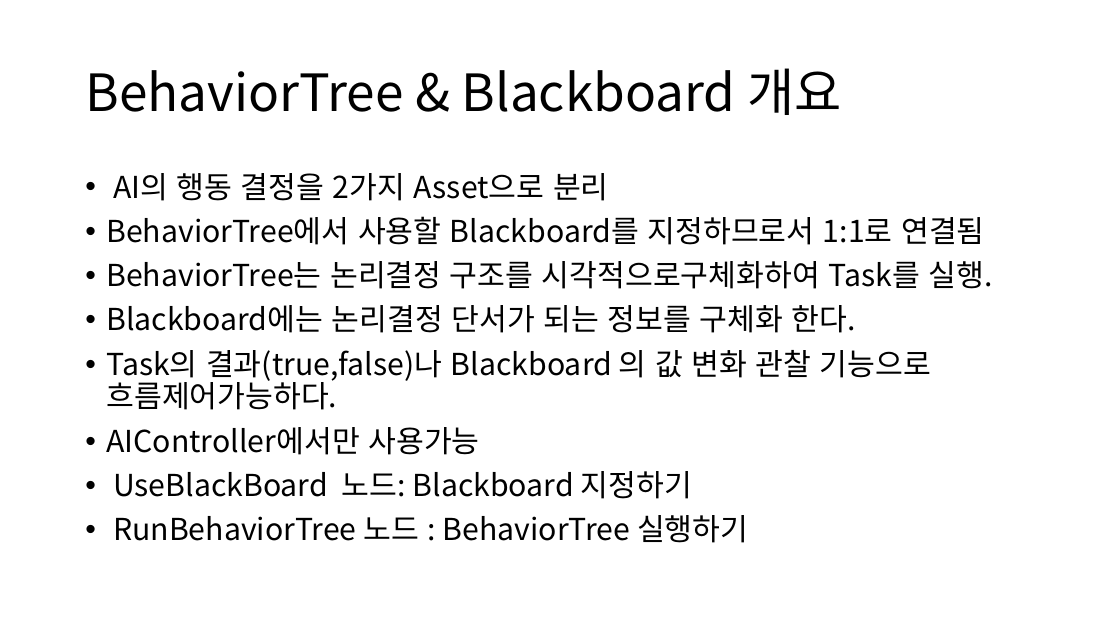
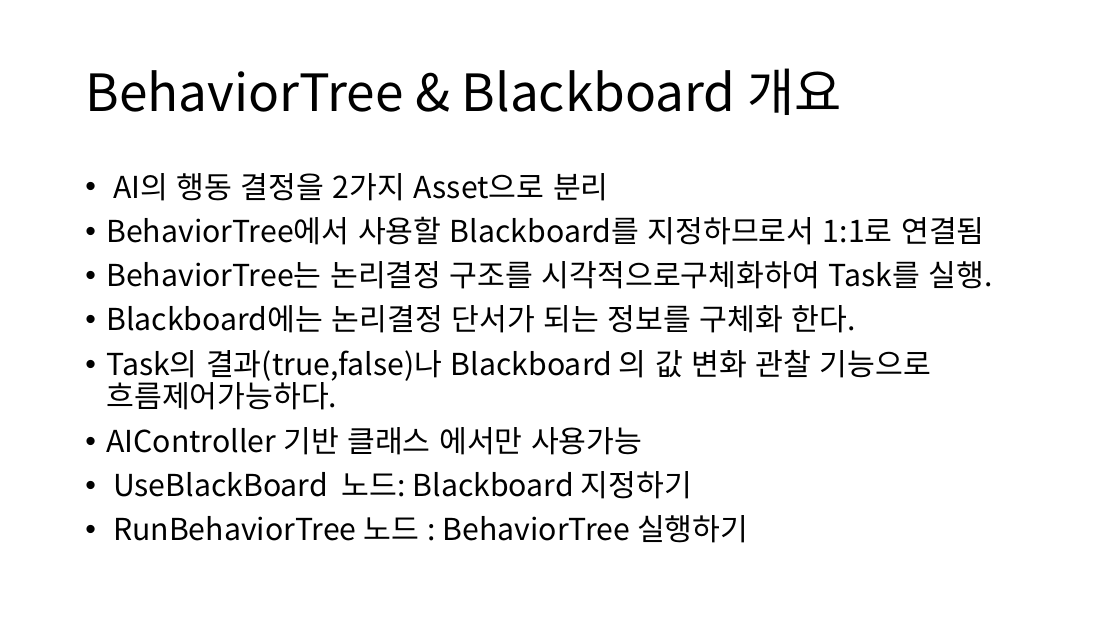
Before and after one commit to ldw9981/UE4_Blueprint, a slide deck: slide 25 of Day04/AI.pptx. Drawn at 1120x630 pixels with LibreOffice and Linux fonts; fonts in the diff are those of the drawing. Boxes give left, top, right and bottom in pixels: in the first picture for what was removed or moved away, otherwise in the second. Text is boxed around its words. In the diff, an @@ line names an element or a change of style, - is before the commit and + after.

```diff
--- a/Day04/AI.pptx
+++ b/Day04/AI.pptx
@@ text at (x1=106, y1=427, x2=642, y2=455): text changed @@
-• AIController에서만 사용가능
+• AIController 기반 클래스 에서만 사용가능
```
Also in this commit, not shown: 4 other slides changed, 2 slides added, 1 slide removed, 10 other files.
